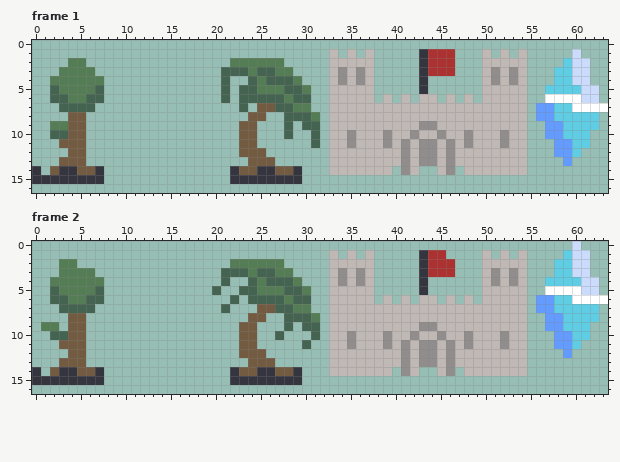
Two versions of one pixel-art file, NonUnitySources/Aseprite/Sprites Assorted F2.aseprite. That is the earlier state.
64x64 pixels, 2 frames. Shown: frame 1: x 0..63, y 0..16; frame 2: x 0..63, y 0..16.
After the commit:
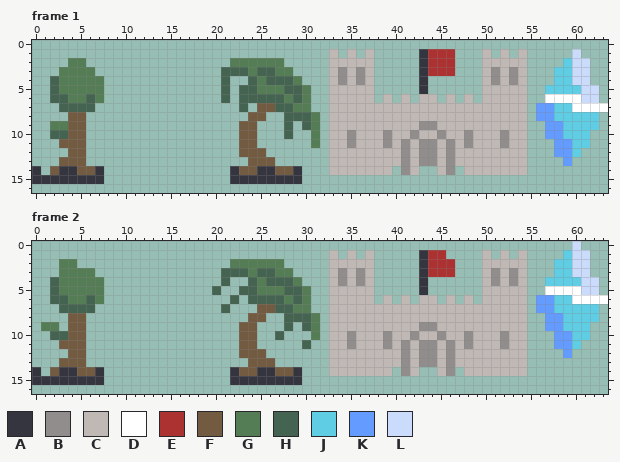
Palette (. is transparent): A #353540  B #918d8d  C #bfb8b4  D #ffffff  E #ac3232  F #735b42  G #557d55  H #446350  J #5fcde4  K #639bff  L #cbdbfc
Difference:
{"where": "frame 1, layer \"Layer 1\""}
{"frame":1,"y":4,"x":2,"old":"G","new":"H"}
{"frame":1,"y":5,"x":7,"old":"H","new":"G"}
{"frame":1,"y":6,"x":7,"old":"H","new":"G"}
{"frame":1,"y":6,"x":30,"old":"H","new":"G"}
{"frame":1,"y":9,"x":31,"old":"H","new":"G"}
{"frame":1,"y":10,"x":31,"old":"H","new":"G"}
{"frame":1,"y":11,"x":31,"old":"H","new":"G"}
{"where": "frame 2, layer \"Layer 1\""}
{"frame":2,"y":4,"x":2,"old":"G","new":"H"}
{"frame":2,"y":5,"x":7,"old":"H","new":"G"}
{"frame":2,"y":6,"x":7,"old":"H","new":"G"}
{"frame":2,"y":6,"x":30,"old":"H","new":"G"}
{"frame":2,"y":9,"x":31,"old":"H","new":"G"}
{"frame":2,"y":10,"x":31,"old":"H","new":"G"}
